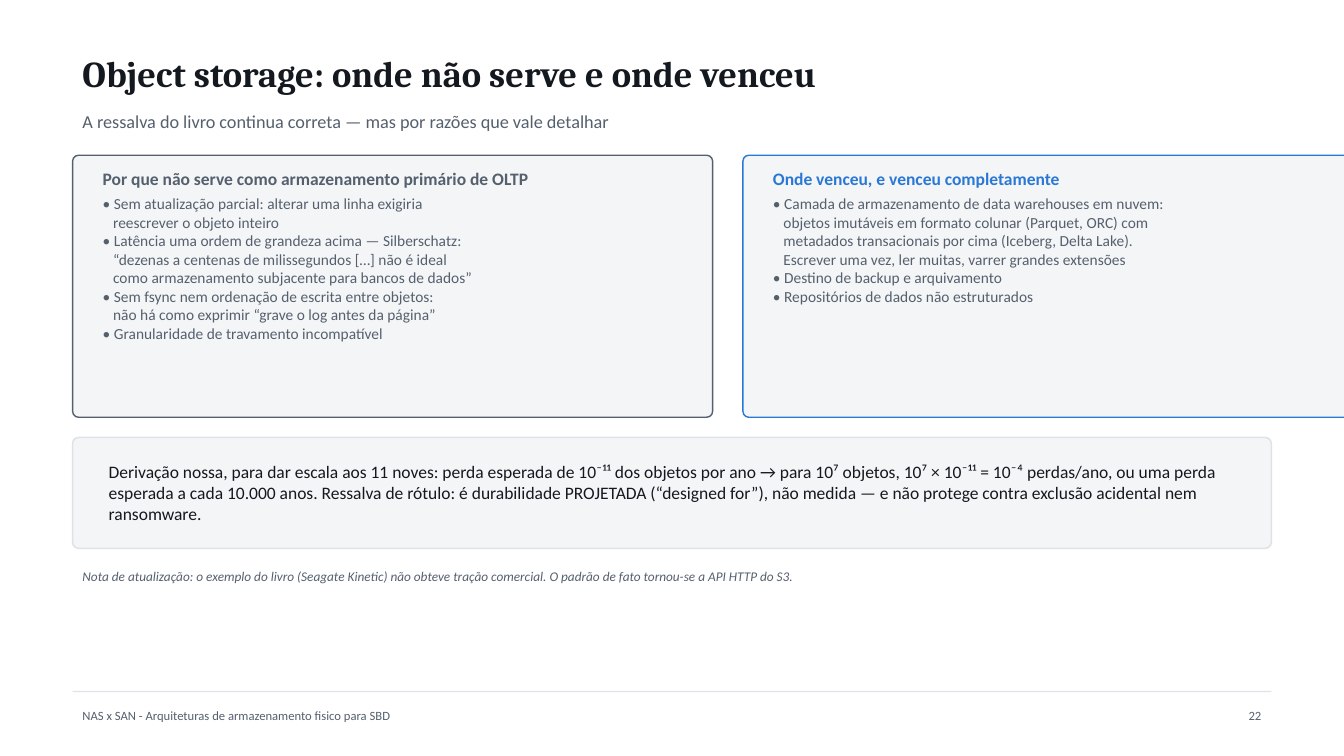
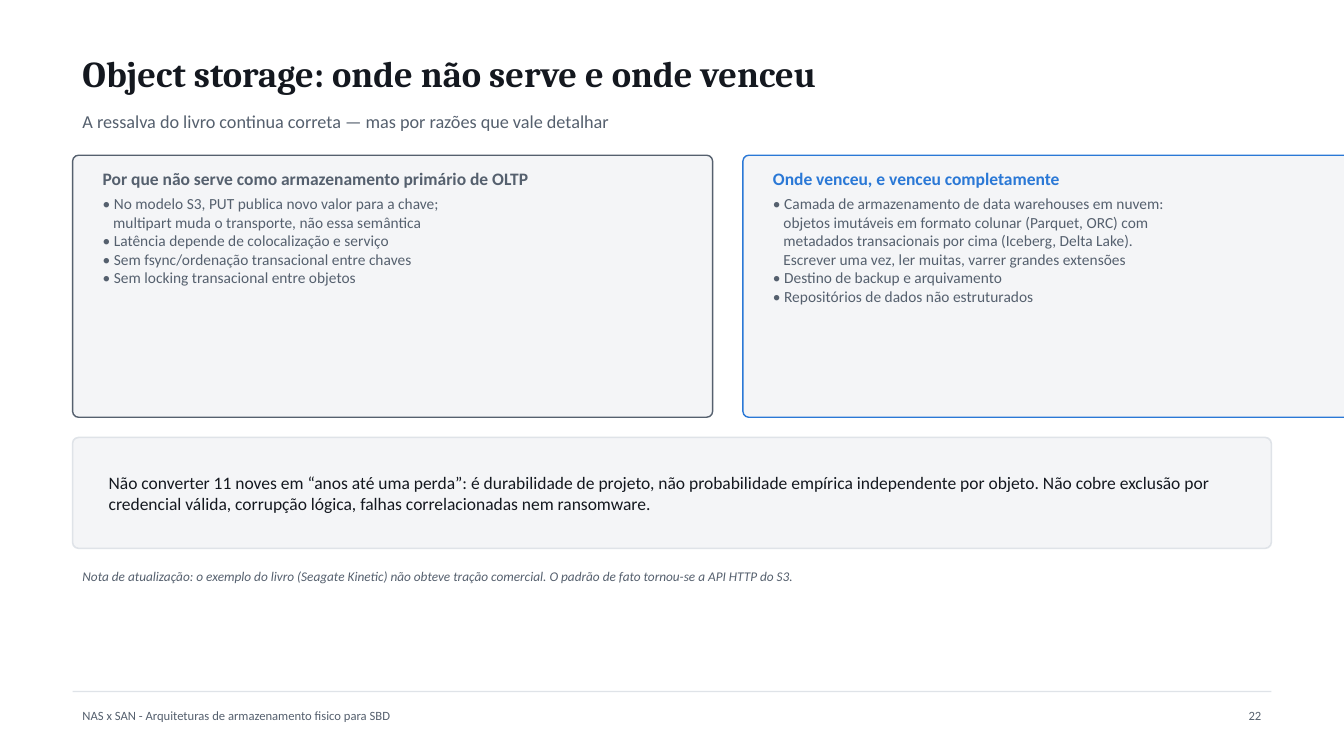
Before and after one commit to guilherme-hu/Trabalho-CBD, a slide deck: slide 23 of NAS, SAN e AST/Slides_NAS_SAN_Armazenamento_SBD.pptx. Drawn at 1344x756 pixels with LibreOffice and Linux fonts; fonts in the diff are those of the drawing. Boxes give left, top, right and bottom in pixels: in the first picture for what was removed or moved away, otherwise in the second. Text is boxed around its words. In the diff, an @@ line names an element or a change of style, - is before the commit and + after.

```diff
--- a/NAS, SAN e AST/Slides_NAS_SAN_Armazenamento_SBD.pptx
+++ b/NAS, SAN e AST/Slides_NAS_SAN_Armazenamento_SBD.pptx
@@ text at (113, 198, 438, 286): text changed @@
-• Sem atualização parcial: alterar uma linha exigiria
-reescrever o objeto inteiro
-• Latência uma ordem de grandeza acima — Silberschatz:
-“dezenas a centenas de milissegundos […] não é ideal
-como armazenamento subjacente para bancos de dados”
-• Sem fsync nem ordenação de escrita entre objetos:
-não há como exprimir “grave o log antes da página”
-• Granularidade de travamento incompatível
+• No modelo S3, PUT publica novo valor para a chave;
+multipart muda o transporte, não essa semântica
+• Latência depende de colocalização e serviço
+• Sem fsync/ordenação transacional entre chaves
+• Sem locking transacional entre objetos
@@ text at (109, 476, 1208, 513): text changed @@
-Derivação nossa, para dar escala aos 11 noves: perda esperada de 10⁻¹¹ dos objetos por ano → para 10⁷ objetos, 10⁷ × 10⁻¹¹ = 10⁻⁴ perdas/ano, ou uma perda esperada a cada 10.000 anos. Ressalva de rótulo: é durabilidade PROJETADA (“designed for”), não medida — e não protege contra exclusão acidental nem ransomware.
+Não converter 11 noves em “anos até uma perda”: é durabilidade de projeto, não probabilidade empírica independente por objeto. Não cobre exclusão por credencial válida, corrupção lógica, falhas correlacionadas nem ransomware.
```
Also in this commit, not shown: 10 other slides changed, 28 other files.
